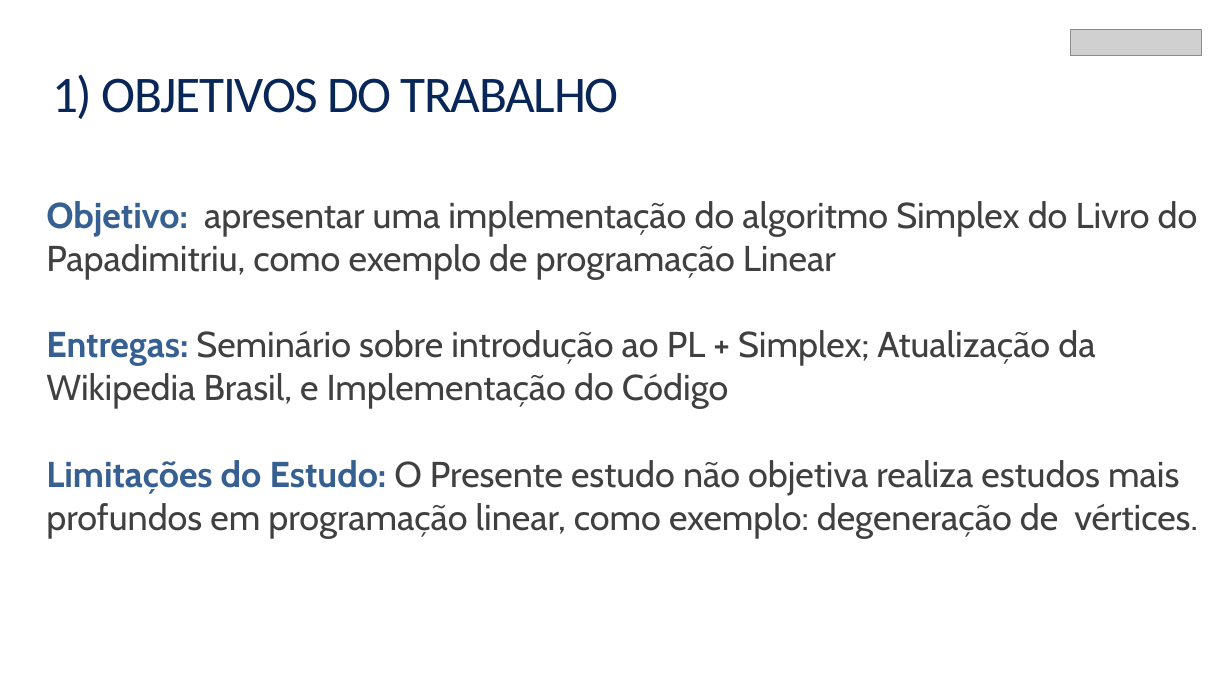
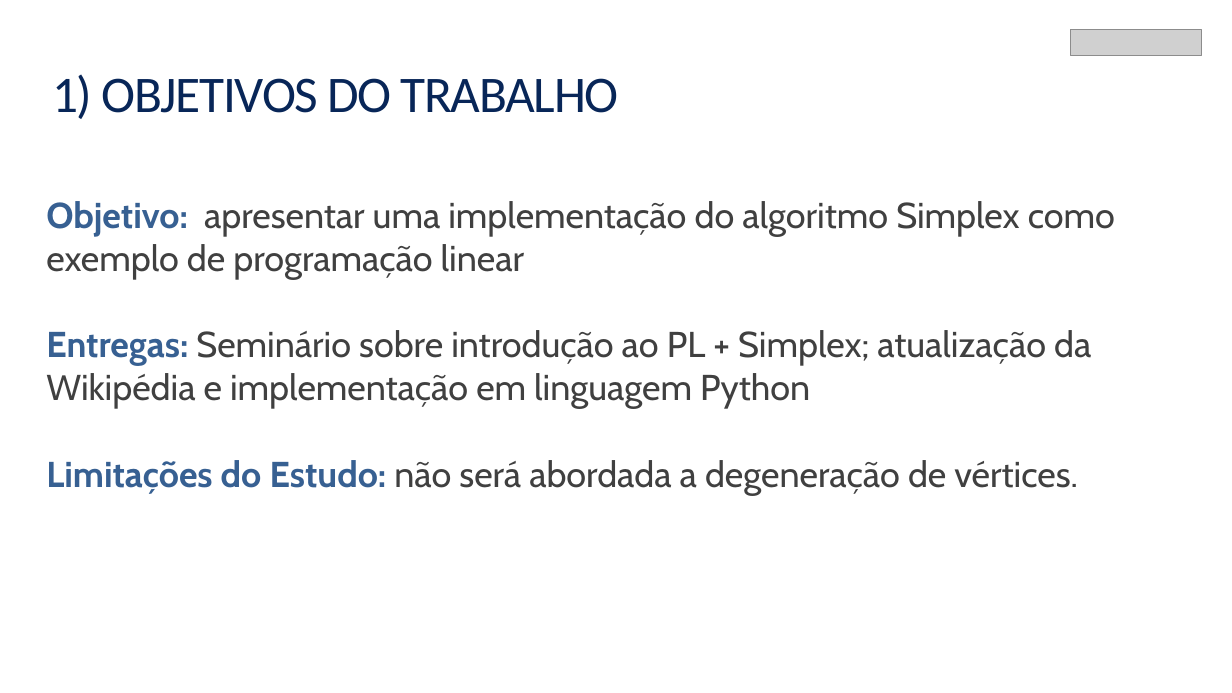
Before and after one commit to sergiosilvar/simplex_prog_linear, a slide deck: slide 3 of APRESENTAÇÃO SIMPLEX.pptx. Drawn at 1232x693 pixels with LibreOffice and Linux fonts; fonts in the diff are those of the drawing; grey boxes stand for pictures. Boxes give left, top, right and bottom in pixels: in the first picture for what was removed or moved away, otherwise in the second. Text is boxed around its words. In the diff, an @@ line names an element or a change of style, - is before the commit and + after.

```diff
--- a/APRESENTAÇÃO SIMPLEX.pptx
+++ b/APRESENTAÇÃO SIMPLEX.pptx
@@ text at <box>46,201,1115,496</box>: text changed @@
-Objetivo: apresentar uma implementação do algoritmo Simplex do Livro do Papadimitriu, como exemplo de programação Linear
-Entregas: Seminário sobre introdução ao PL + Simplex; Atualização da Wikipedia Brasil, e Implementação do Código
-Limitações do Estudo: O Presente estudo não objetiva realiza estudos mais profundos em programação linear, como exemplo: degeneração de vértices.
+Objetivo: apresentar uma implementação do algoritmo Simplex como exemplo de programação linear
+Entregas: Seminário sobre introdução ao PL + Simplex; atualização da Wikipédia e implementação em linguagem Python
+Limitações do Estudo: não será abordada a degeneração de vértices.
```
Also in this commit, not shown: 13 other slides changed, 1 slide added.
